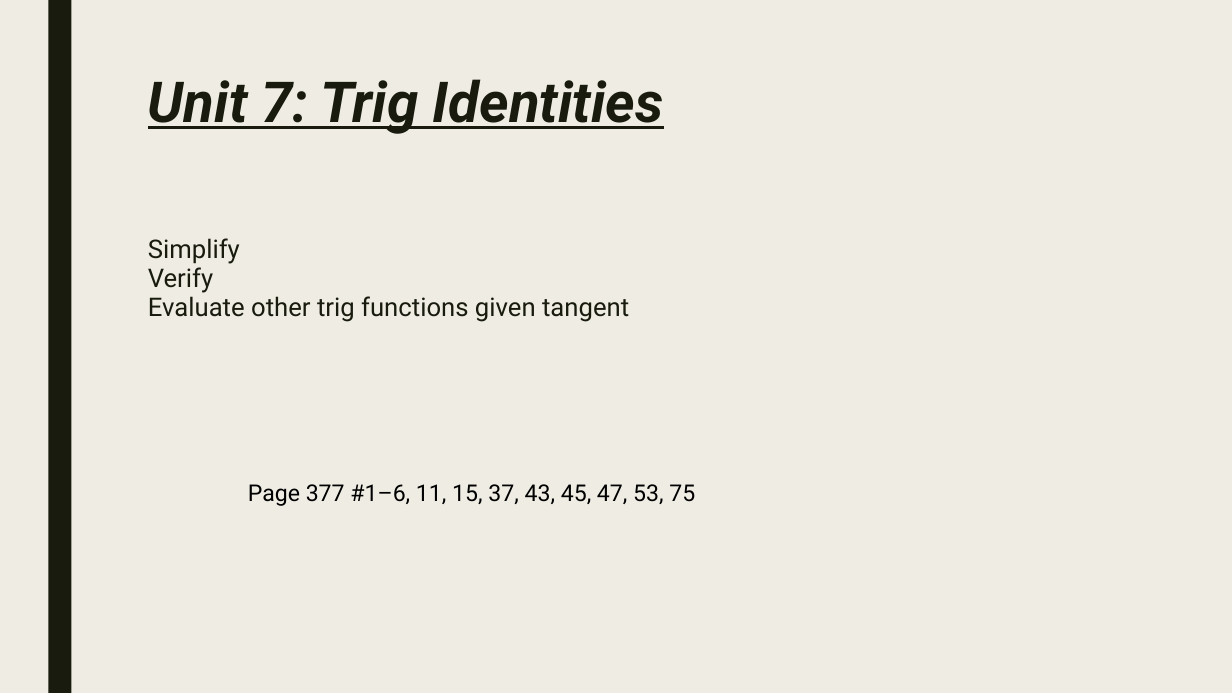
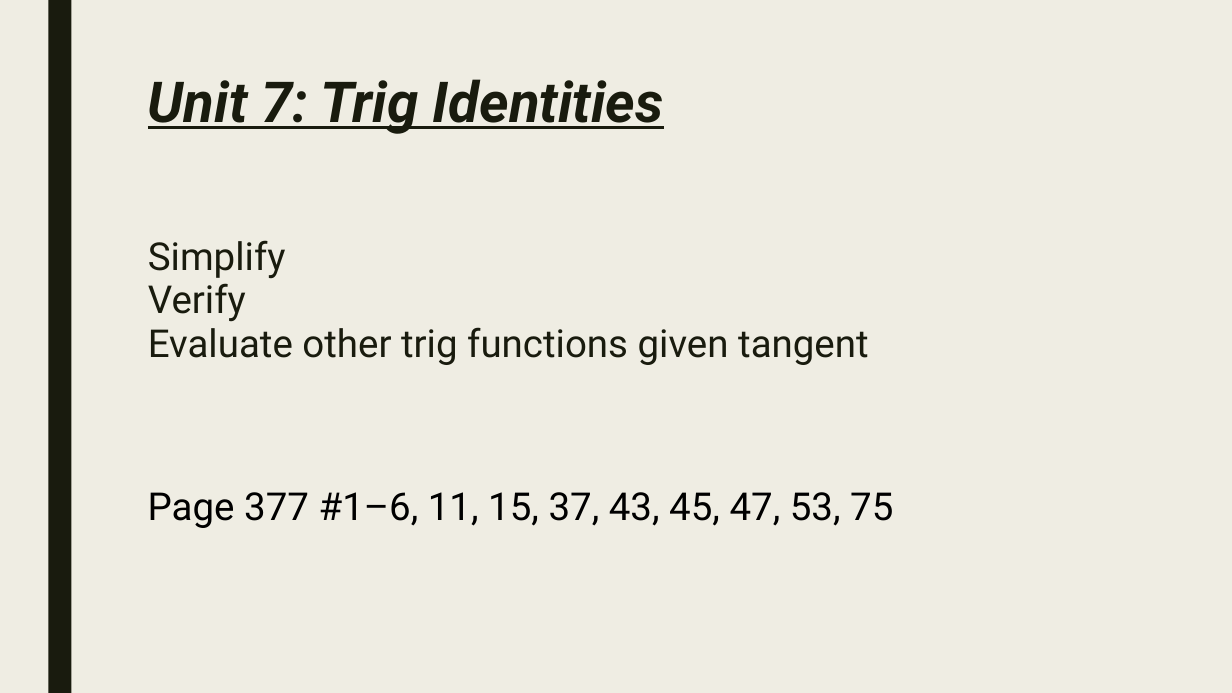
Before and after one commit to codecuddy/pre_calc, a slide deck: slide 4 of _PowerPoints/2nd Semester/PreCalc_Day_078 Final Review.pptx. Drawn at 1232x693 pixels with LibreOffice and Linux fonts; fonts in the diff are those of the drawing. Boxes give left, top, right and bottom in pixels: in the first picture for what was removed or moved away, otherwise in the second. Text is boxed around its words. In the diff, an @@ line names an element or a change of style, - is before the commit and + after.

```diff
--- a/_PowerPoints/2nd Semester/PreCalc_Day_078 Final Review.pptx
+++ b/_PowerPoints/2nd Semester/PreCalc_Day_078 Final Review.pptx
@@ text "Simplify Verify Evaluate other trig ..." at [148, 240, 869, 365]: size 20 to 30 pt @@
@@ text "Page 377 #1–6, 11, 15, ...": place and size @@
-text "Page 377 #1–6, 11, 15, ..." at [248, 484, 695, 506]
+text "Page 377 #1–6, 11, 15, ..." at [148, 492, 893, 528]
@@ text "Page 377 #1–6, 11, 15, ..." at [148, 492, 893, 528]: size 18 to 30 pt @@
```
Also in this commit, not shown: 1 other file.
